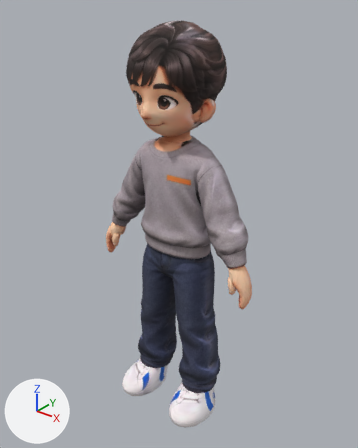
One commit to the glTF model public/models/characters/student_gray.glb: the scene before it, then after it.
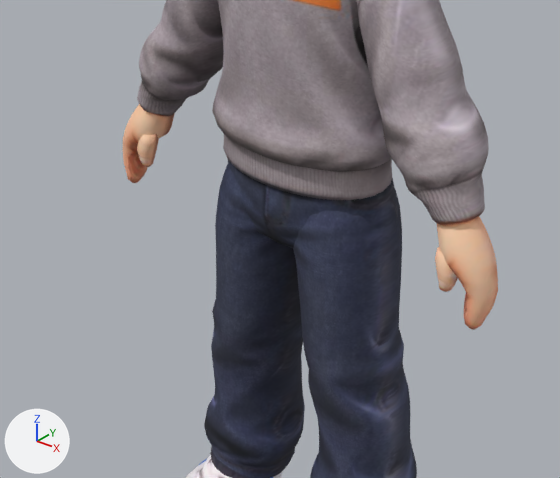
Each version appears first whole from a 50 mm camera at (0.942, -1.17, 1.445) aimed at (-0.002, 0.011, 0.713), and next in a close-up on the part from 16% to 77% of the width and 40% to 82% of the height. The lights are fixed; the arrows at lower left show +X, +Y and +Z. The last two pictures show the newer version. Vertices at exactly the same position are counted once.

The older version as bpy lines, for what is in view:
```python
me_studentgeometry = bpy.data.meshes.new('StudentGeometry')
me_studentgeometry.from_pydata(...)  # 11448 vertices, 22832 faces; spans x -0.314..0.314, y -0.169..0.146, z 0.0..1.35
me_studentgeometry.materials.append(mat_student___fabric_and_skin)  # picture img_student_texture
ob_student = bpy.data.objects.new('Student', me_studentgeometry)
ob_student.location = (0.0, 0.0, 0.0)
```
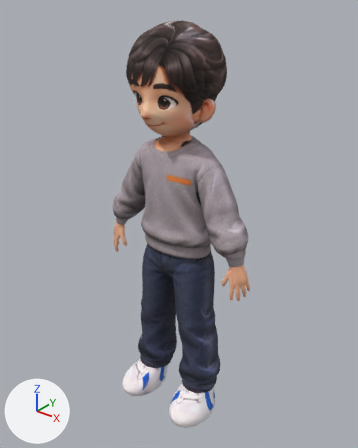
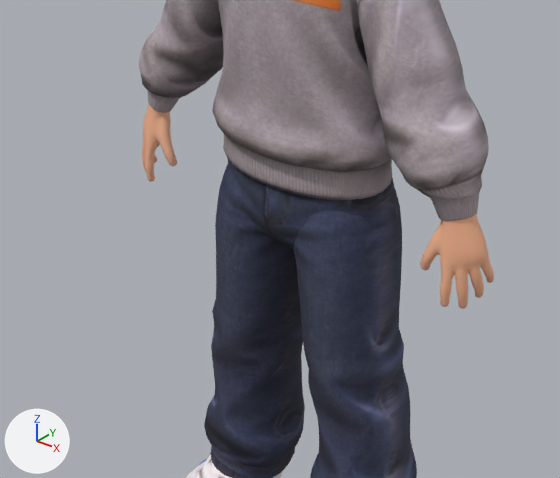
Changed parts and their boxes [x1, y1, x2, y2] in the close-ups (560 x 478 px; the box of a moved part takes in the faces that stretch with it):
'Student', reshaped
    before: [123, 0, 498, 478]
    after: [139, 0, 489, 478]
'StudentHands', added
    after: [142, 104, 494, 309]
part 1 of me_studentgeometry, deleted (beige)
    before: [123, 104, 175, 183]
part 2 of me_studentgeometry, deleted (beige)
    before: [437, 217, 498, 330]
part 3 of me_studentgeometry, deleted (beige)
    before: [435, 247, 458, 292]
part 4 of me_studentgeometry, deleted (beige)
    before: [137, 134, 159, 167]
part 5 of me_studentgeometry, moved or reshaped
    before: [137, 80, 209, 116]
    after: [146, 84, 204, 113]
part 6 of me_studentgeometry, moved or reshaped
    before: [404, 175, 485, 227]
    after: [413, 177, 482, 221]

Diff of the bpy script that builds the scene:
```diff
--- a/public/models/characters/student_gray.glb.py
+++ b/public/models/characters/student_gray.glb.py
@@ mat_hands___warm_skin @@
+mat_hands___warm_skin = bpy.data.materials.new('Hands • warm skin')
+mat_hands___warm_skin.use_nodes = True; mat_hands___warm_skin.node_tree.nodes.clear()
+_N = mat_hands___warm_skin.node_tree.nodes; _L = mat_hands___warm_skin.node_tree.links
+n0 = _N.new('ShaderNodeBsdfPrincipled'); n0.name = 'Principled BSDF'
+n0.inputs[2].default_value = 0.68  # 'Roughness'
+n1 = _N.new('ShaderNodeOutputMaterial'); n1.name = 'Material Output'
+n2 = _N.new('ShaderNodeVertexColor'); n2.name = 'Color Attribute'
+_L.new(n0.outputs[0], n1.inputs[0])  # 'BSDF' to 'Surface'
+_L.new(n2.outputs[0], n0.inputs[0])  # 'Color' to 'Base Color'
@@ me_studentgeometry @@
 # used by ob_student; location = (0.0, 0.0, 0.0)
-me_studentgeometry.from_pydata(...)  # 11448 vertices, 22832 faces; spans x -0.314..0.314, y -0.169..0.146, z 0.0..1.35
+me_studentgeometry.from_pydata(...)  # 10248 vertices, 20448 faces; spans x -0.271..0.271, y -0.169..0.146, z 0.0..1.35
+# me_studentgeometry part 1: the loose piece of 384 vertices spanning x -0.314..-0.227, y -0.059..0.005, z 0.525..0.675 is deleted
+# me_studentgeometry part 2: the loose piece of 384 vertices spanning x 0.227..0.314, y -0.059..0.005, z 0.525..0.675 is deleted
+# me_studentgeometry part 3: the loose piece of 216 vertices spanning x 0.238..0.27, y -0.06..-0.031, z 0.568..0.623 is deleted
+# me_studentgeometry part 4: the loose piece of 216 vertices spanning x -0.27..-0.238, y -0.06..-0.031, z 0.568..0.623 is deleted
+# me_studentgeometry part 5: 168 vertices moved from x -0.28..-0.181, y -0.064..0.032, z 0.649..0.694 to x -0.271..-0.2, y -0.053..0.02, z 0.654..0.698
+# me_studentgeometry part 6: 168 vertices moved from x 0.181..0.28, y -0.064..0.032, z 0.649..0.694 to x 0.2..0.271, y -0.053..0.02, z 0.654..0.698
 me_studentgeometry.materials.append(mat_student___fabric_and_skin)
@@ me_handsgeometry @@
+me_handsgeometry.from_pydata(...)  # 3974 vertices, 7700 faces; spans x -0.295..0.295, y -0.052..0.007, z 0.54..0.688
+me_handsgeometry.materials.append(mat_hands___warm_skin)
@@ ob_studenthands @@
+ob_studenthands = bpy.data.objects.new('StudentHands', me_handsgeometry)
+ob_studenthands.location = (0.0, 0.0, 0.0)
```
